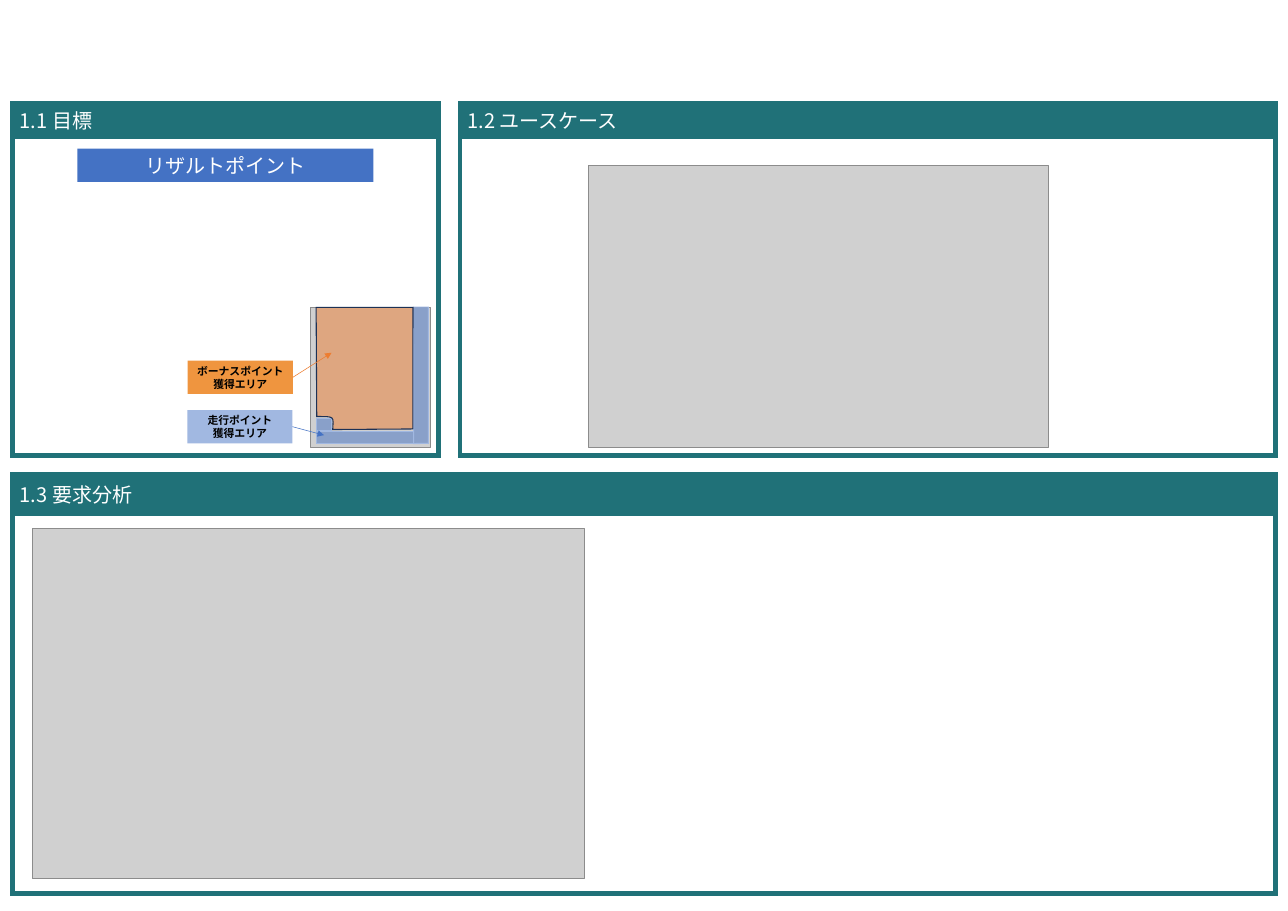
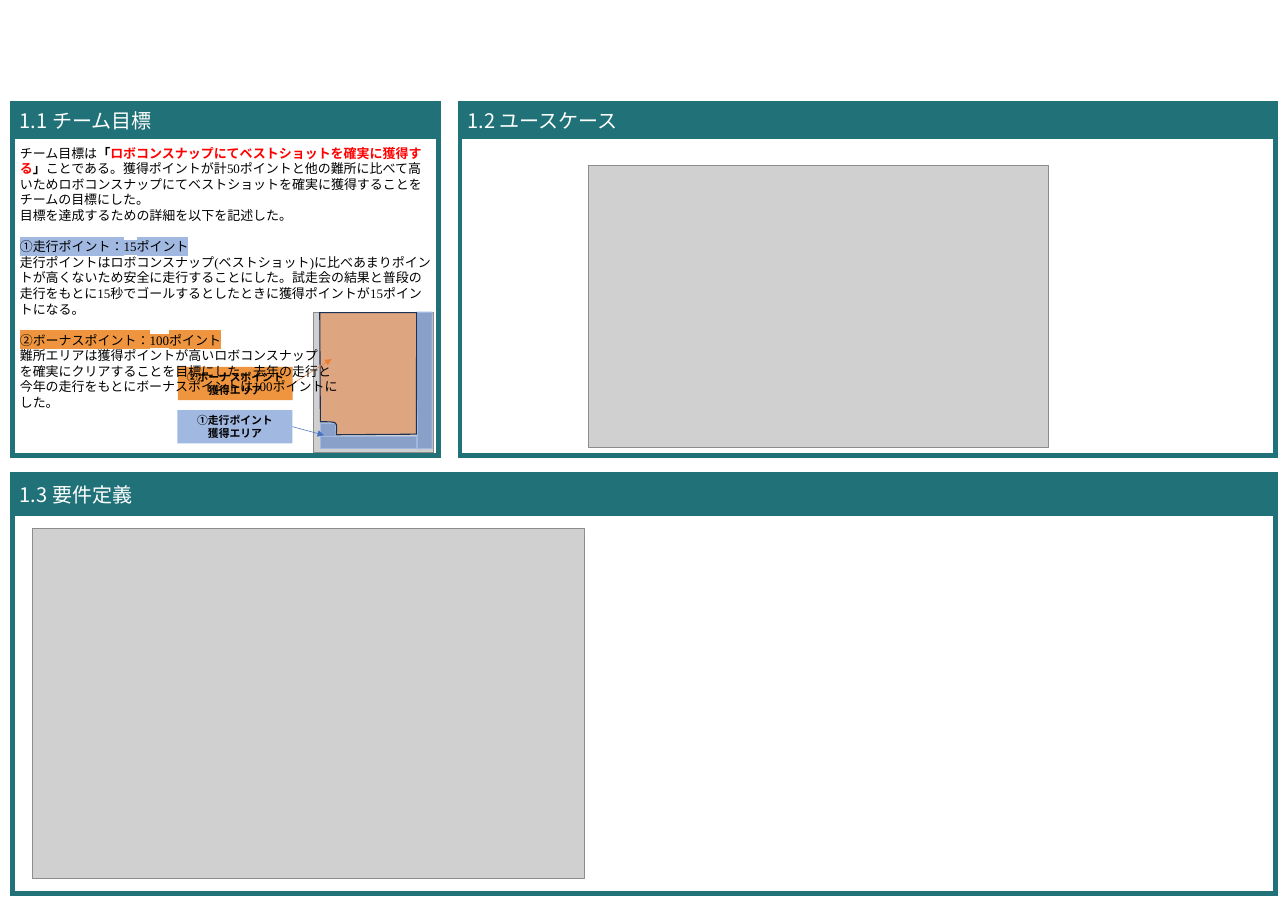
Before and after one commit to Black2856/etrobo2023, a slide deck: slide 2 of 設計/ADV_004_ろぼ魂.exe.pptx. Drawn at 1288x911 pixels with LibreOffice and Linux fonts; fonts in the diff are those of the drawing; grey boxes stand for pictures; background and template pictures are left out. Boxes give left, top, right and bottom in pixels: in the first picture for what was removed or moved away, otherwise in the second. Text is boxed around its words. In the diff, an @@ line names an element or a change of style, - is before the commit and + after.

Commit message:
モデル-要求-

```diff
--- a/設計/ADV_004_ろぼ魂.exe.pptx
+++ b/設計/ADV_004_ろぼ魂.exe.pptx
@@ text in rectangle at [20, 111, 151, 130]: text changed @@
-1.1 目標
+1.1 チーム目標
@@ text added at [20, 147, 431, 396], 12 pt, text #000000 @@
+チーム目標は「ロボコンスナップにてベストショットを確実に獲得する」ことである。獲得ポイントが計50ポイントと他の難所に比べて高いためロボコンスナップにてベストショットを確実に獲得することをチームの目標にした。
+目標を達成するための詳細を以下を記述した。
+①走行ポイント：15ポイント
+走行ポイントはロボコンスナップ(ベストショット)に比べあまりポイントが高くないため安全に走行することにした。試走会の結果と普段の走行をもとに15秒でゴールするとしたときに獲得ポイントが15ポイントになる。
+②ボーナスポイント：100ポイント
+難所エリアは獲得ポイントが高いロボコンスナップ
+を確実にクリアすることを目標にした。去年の走行と
+今年の走行をもとにボーナスポイントは100ポイントに
+した。
@@ rectangle removed at [77, 149, 373, 182] @@
-リザルトポイント
@@ arrow moved from (293, 377) - (332, 353) to (293, 383) - (332, 359) @@
@@ rectangle "②ボーナスポイント獲得エリア": place and size @@
-rectangle "②ボーナスポイント獲得エリア" at [188, 361, 293, 394]
+rectangle "②ボーナスポイント獲得エリア" at [178, 367, 293, 401]
@@ text in rectangle at [197, 365, 283, 389]: text changed @@
-ボーナスポイント獲得エリア
+②ボーナスポイント獲得エリア
@@ rectangle "①走行ポイント 獲得エリア": place and size @@
-rectangle "①走行ポイント 獲得エリア" at [187, 410, 292, 443]
+rectangle "①走行ポイント 獲得エリア" at [178, 410, 293, 443]
@@ text in rectangle at [197, 414, 273, 438]: text changed @@
-走行ポイント
-獲得エリア
+①走行ポイント
+獲得エリア
@@ 2 freeform shapes, 2 rectangles, 1 picture: place and size @@
-2 freeform shapes, 2 rectangles, 1 picture at [310, 307, 430, 447]
+2 freeform shapes, 2 rectangles, 1 picture at [314, 312, 434, 453]
@@ text in rectangle at [20, 485, 132, 504]: text changed @@
-1.3 要求分析
+1.3 要件定義
```
